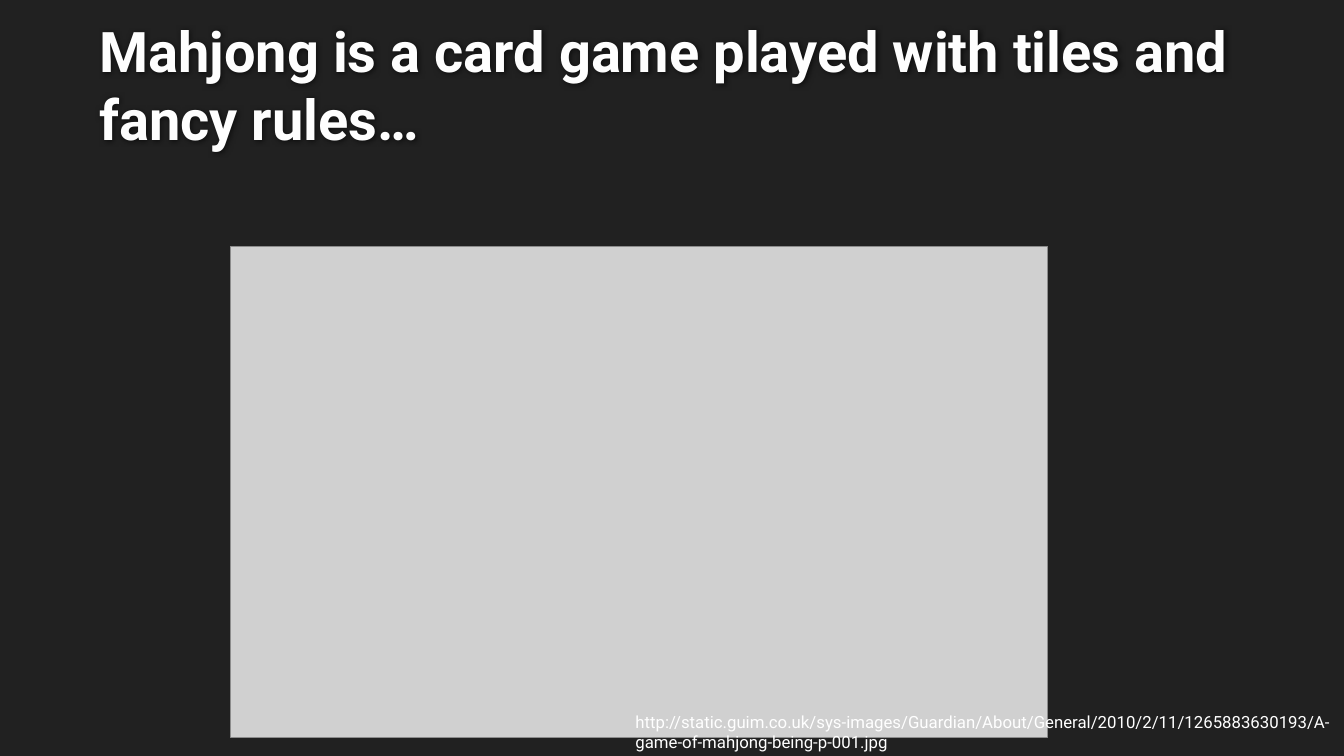
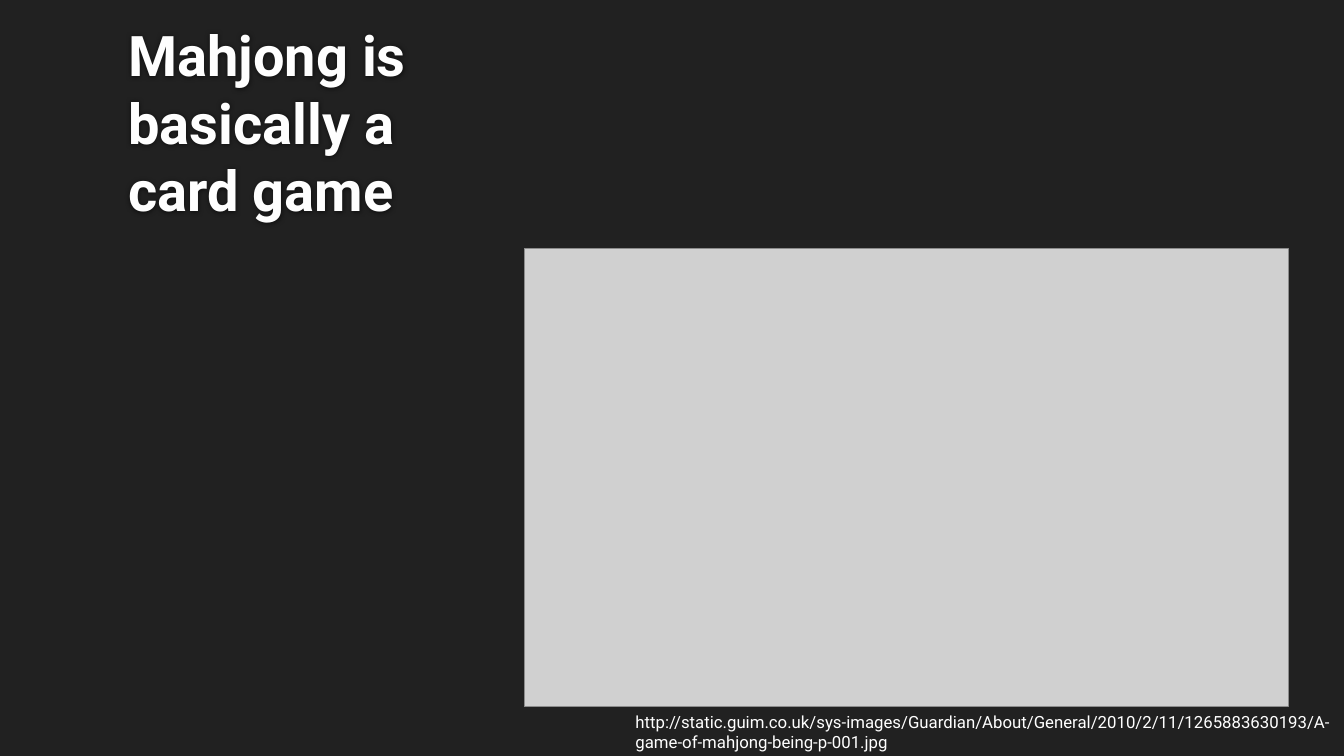
Before and after one commit to Asheng321/M4hjong, a slide deck: slide 3 of ProjectDocumentation/M4hjong.pptx. Drawn at 1344x756 pixels with LibreOffice and Linux fonts; fonts in the diff are those of the drawing; grey boxes stand for pictures; background and template pictures are left out. Boxes give left, top, right and bottom in pixels: in the first picture for what was removed or moved away, otherwise in the second. Text is boxed around its words. In the diff, an @@ line names an element or a change of style, - is before the commit and + after.

```diff
--- a/ProjectDocumentation/M4hjong.pptx
+++ b/ProjectDocumentation/M4hjong.pptx
@@ title at box(128, 34, 406, 223): text changed @@
-Mahjong is a card game played with tiles and fancy rules…
+Mahjong is basically a card game
@@ picture: place and size @@
-picture at box(230, 247, 1048, 738)
+picture at box(524, 248, 1289, 707)
```
Also in this commit, not shown: 2 other slides changed, 19 other files.
